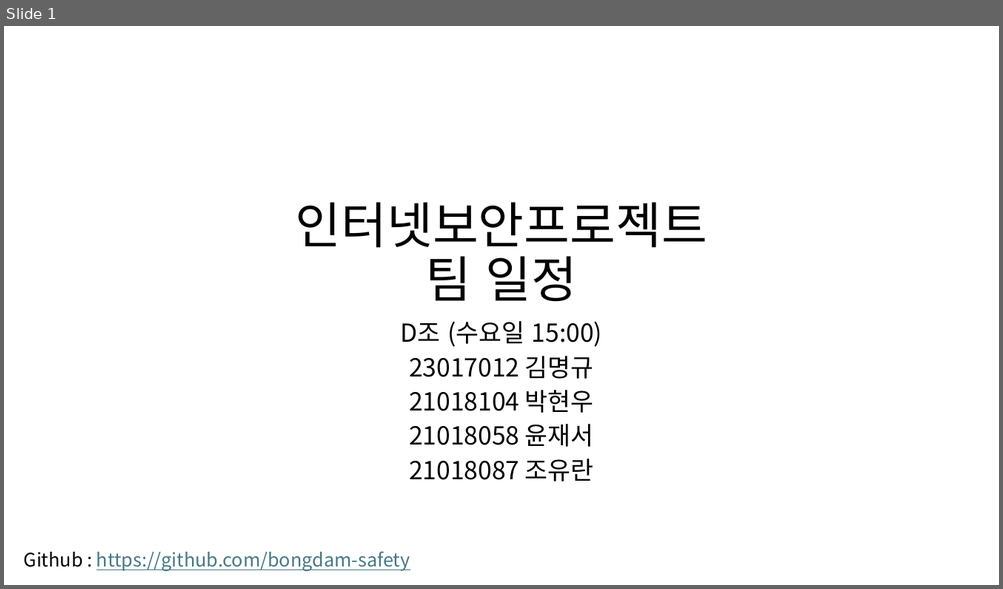
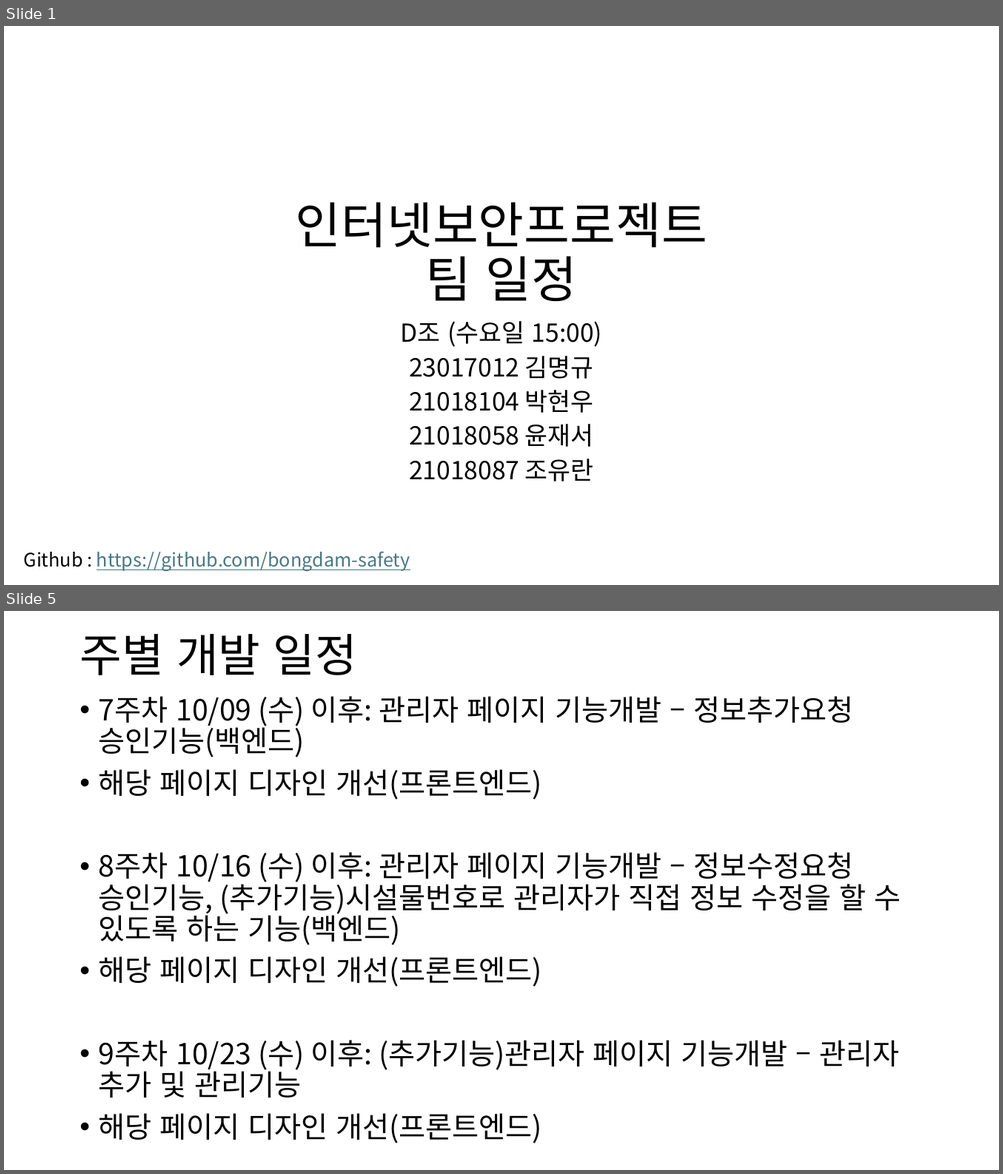
Before and after one commit to bongdam-safety/documents, a slide deck: 업무분장 및 주차별 일정.pptx. Shown one above the other, each under a label of ours: slide 1 before the commit, slides 1 and 5 after it; the slides between them are not shown. The pictures are 1003x589 and 1003x1174 pixels, drawn with LibreOffice and Linux fonts; fonts in the diff are those of the drawing. Boxes give left, top, right and bottom in pixels: in the first picture for what was removed or moved away, otherwise in the second. Text is boxed around its words. In the diff, an @@ line names an element or a change of style, - is before the commit and + after.

Commit message:
업무분장, 주차별 일정, 전시회 계획

```diff
--- a/업무분장 및 주차별 일정.pptx
+++ b/업무분장 및 주차별 일정.pptx
@@ slide 5 added at box(4, 611, 999, 1170), background #FFFFFF @@
@@ title added at box(79, 634, 357, 675), 44 pt, text #000000 @@
+주별 개발 일정
@@ text added at box(99, 696, 901, 1144), 28 pt, text #000000 @@
+• 7주차 10/09 (수) 이후: 관리자 페이지 기능개발 – 정보추가요청 승인기능(백엔드)
+• 해당 페이지 디자인 개선(프론트엔드)
+• 8주차 10/16 (수) 이후: 관리자 페이지 기능개발 – 정보수정요청 승인기능, (추가기능)시설물번호로 관리자가 직접 정보 수정을 할 수 있도록 하는 기능(백엔드)
+• 해당 페이지 디자인 개선(프론트엔드)
+• 9주차 10/23 (수) 이후: (추가기능)관리자 페이지 기능개발 – 관리자 추가 및 관리기능
+• 해당 페이지 디자인 개선(프론트엔드)
```
Also in this commit, not shown: 3 slides changed, 2 other slides added, 1 other file.
